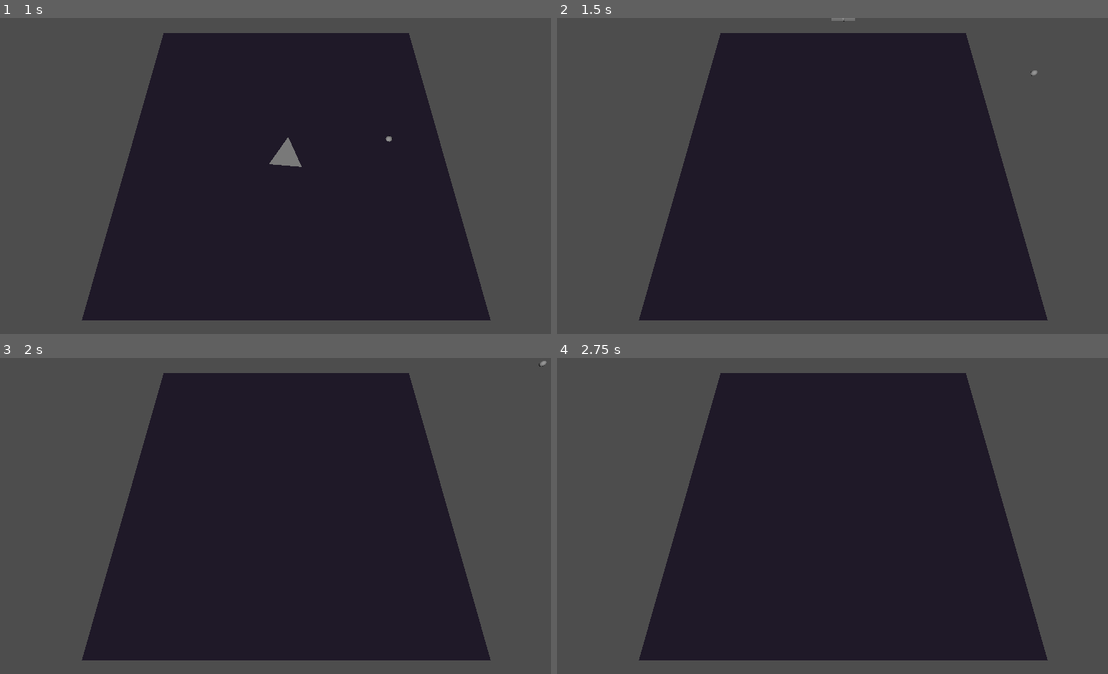
Above: before the commit, frames 1-4 (two rows, left to right).
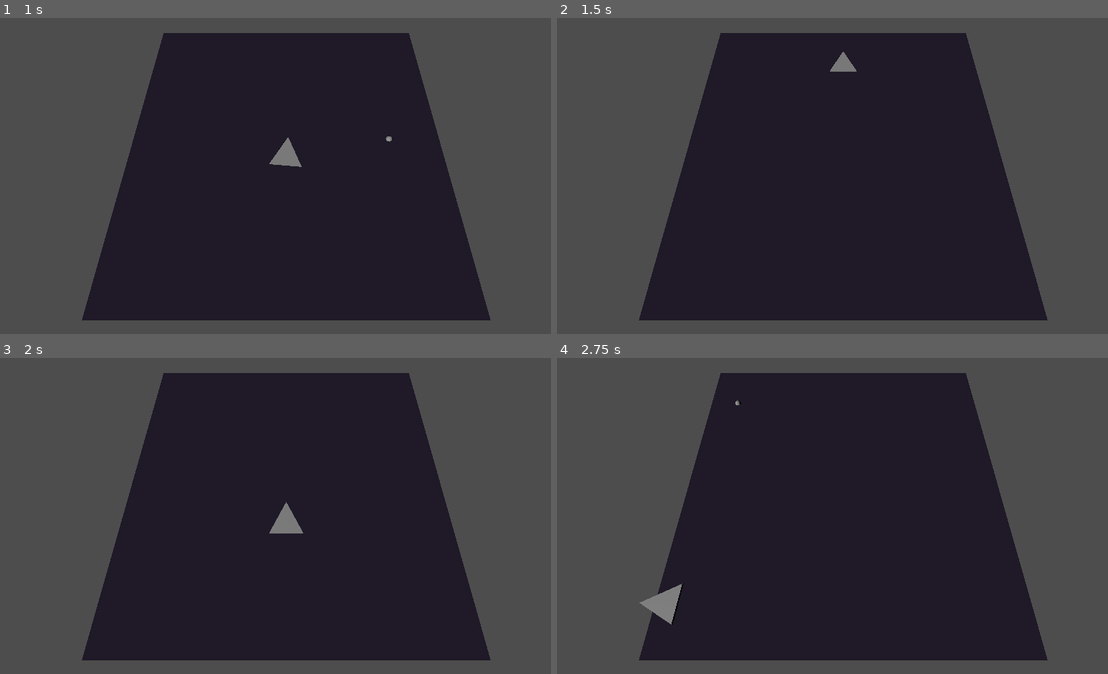
Above: after the commit, the same moments.

Repository: korinVR/TopDownShooterExample
Game: Godot game, scene res://main.tscn
Same seed, same stepped clock (60 frames per second), same inputs: the game is played once before the commit and once after it.
Inputs:
- Up to frame 1 (1 s): tap Enter at 0.5 s; hold Up (ui_up) from 0.53 s (still down); tap Space (Fire) at 0.6 s
- Up to frame 2 (1.5 s): keep holding Up (ui_up); tap Space (Fire) at 1.35 s
- Up to frame 3 (2 s): keep holding Up (ui_up)
- Up to frame 4 (2.75 s): release Up (ui_up) at 2.03 s; hold Left (ui_left) from 2.03 s (still down); tap Space (Fire) at 2.1 s

Frame 1 is identical in both runs. In frame 2, 0.2% of the frame differs, in the area x 49-88%, y 0-19%; in frame 3, 0.3%; in frame 4, 0.5%, in the area x 14-34%, y 13-85%.

Commit message:
Touch wall to free

Diff:
--- a/game.tscn
+++ b/game.tscn
@@ -1,17 +1,47 @@
-[gd_scene load_steps=3 format=3 uid="uid://quhu1c7vypo5"]
+[gd_scene load_steps=6 format=3 uid="uid://quhu1c7vypo5"]
 
-[sub_resource type="StandardMaterial3D" id="StandardMaterial3D_ejjx2"]
+[sub_resource type="StandardMaterial3D" id="StandardMaterial3D_1dbma"]
 shading_mode = 0
 albedo_color = Color(0.129412, 0.109804, 0.160784, 1)
 
-[sub_resource type="PlaneMesh" id="PlaneMesh_mjjqc"]
-material = SubResource("StandardMaterial3D_ejjx2")
+[sub_resource type="PlaneMesh" id="PlaneMesh_kxuxg"]
+material = SubResource("StandardMaterial3D_1dbma")
 size = Vector2(100, 100)
+
+[sub_resource type="PhysicsMaterial" id="PhysicsMaterial_6be7s"]
+bounce = 1.0
+
+[sub_resource type="BoxShape3D" id="BoxShape3D_cyr8a"]
+size = Vector3(120, 10, 10)
+
+[sub_resource type="BoxShape3D" id="BoxShape3D_1xi8k"]
+size = Vector3(10, 10, 100)
 
 [node name="Level1" type="Node3D"]
 
 [node name="MeshInstance3D" type="MeshInstance3D" parent="."]
-mesh = SubResource("PlaneMesh_mjjqc")
+mesh = SubResource("PlaneMesh_kxuxg")
 
 [node name="PlayerSpawnPoint" type="Node3D" parent="."]
 transform = Transform3D(1, 0, 0, 0, 1, 0, 0, 0, 1, 0, 0, 25)
+
+[node name="StaticBody3D" type="StaticBody3D" parent="."]
+collision_layer = 32768
+collision_mask = 387
+physics_material_override = SubResource("PhysicsMaterial_6be7s")
+
+[node name="CollisionShape3D" type="CollisionShape3D" parent="StaticBody3D"]
+transform = Transform3D(1, 0, 0, 0, 1, 0, 0, 0, 1, 0, 0, 55)
+shape = SubResource("BoxShape3D_cyr8a")
+
+[node name="CollisionShape3D2" type="CollisionShape3D" parent="StaticBody3D"]
+transform = Transform3D(1, 0, 0, 0, 1, 0, 0, 0, 1, 0, 0, -55)
+shape = SubResource("BoxShape3D_cyr8a")
+
+[node name="CollisionShape3D3" type="CollisionShape3D" parent="StaticBody3D"]
+transform = Transform3D(1, 0, 0, 0, 1, 0, 0, 0, 1, 55, 0, 0)
+shape = SubResource("BoxShape3D_1xi8k")
+
+[node name="CollisionShape3D4" type="CollisionShape3D" parent="StaticBody3D"]
+transform = Transform3D(1, 0, 0, 0, 1, 0, 0, 0, 1, -55, 0, 0)
+shape = SubResource("BoxShape3D_1xi8k")
--- /dev/null
+++ b/myshot/myshot.gd
@@ -0,0 +1,4 @@
+extends RigidBody3D
+
+func _on_body_entered(body: Node) -> void:
+	queue_free()
--- a/myshot/myshot.tscn
+++ b/myshot/myshot.tscn
@@ -1,4 +1,6 @@
-[gd_scene load_steps=3 format=3 uid="uid://vqe6bf2ktdiu"]
+[gd_scene load_steps=4 format=3 uid="uid://vqe6bf2ktdiu"]
+
+[ext_resource type="Script" path="res://myshot/myshot.gd" id="1_fapmt"]
 
 [sub_resource type="SphereMesh" id="SphereMesh_4f7ym"]
 radius = 1.0
@@ -9,11 +11,16 @@
 
 [node name="MyShot" type="RigidBody3D"]
 collision_layer = 2
-collision_mask = 128
+collision_mask = 32896
+max_contacts_reported = 1
+contact_monitor = true
 lock_rotation = true
+script = ExtResource("1_fapmt")
 
 [node name="MeshInstance3D" type="MeshInstance3D" parent="."]
 mesh = SubResource("SphereMesh_4f7ym")
 
 [node name="CollisionShape3D" type="CollisionShape3D" parent="."]
 shape = SubResource("SphereShape3D_nyroo")
+
+[connection signal="body_entered" from="." to="." method="_on_body_entered"]
--- a/player/player.tscn
+++ b/player/player.tscn
@@ -8,6 +8,7 @@
 radius = 5.0
 
 [node name="Player" type="RigidBody3D"]
+collision_mask = 32768
 axis_lock_linear_y = true
 mass = 10000.0
 lock_rotation = true
--- a/project.godot
+++ b/project.godot
@@ -34,6 +34,7 @@
 3d_physics/layer_2="MyShot"
 3d_physics/layer_8="Enemy"
 3d_physics/layer_9="EnemyShot"
+3d_physics/layer_16="Wall"
 
 [physics]
 
